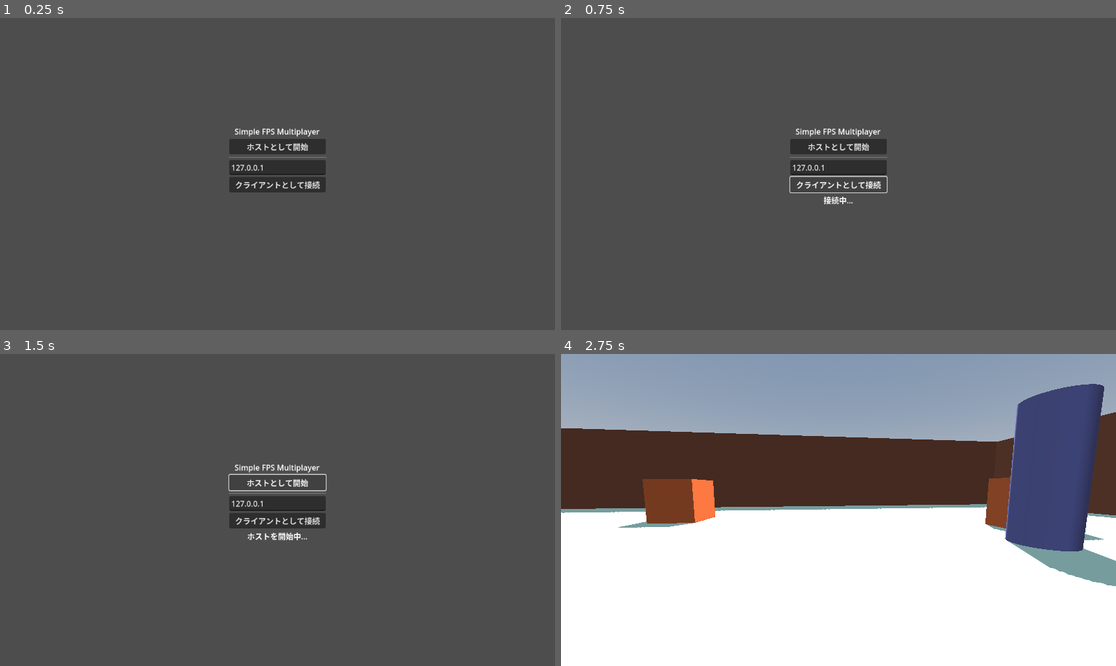
Above: before the commit, frames 1-4 (two rows, left to right).
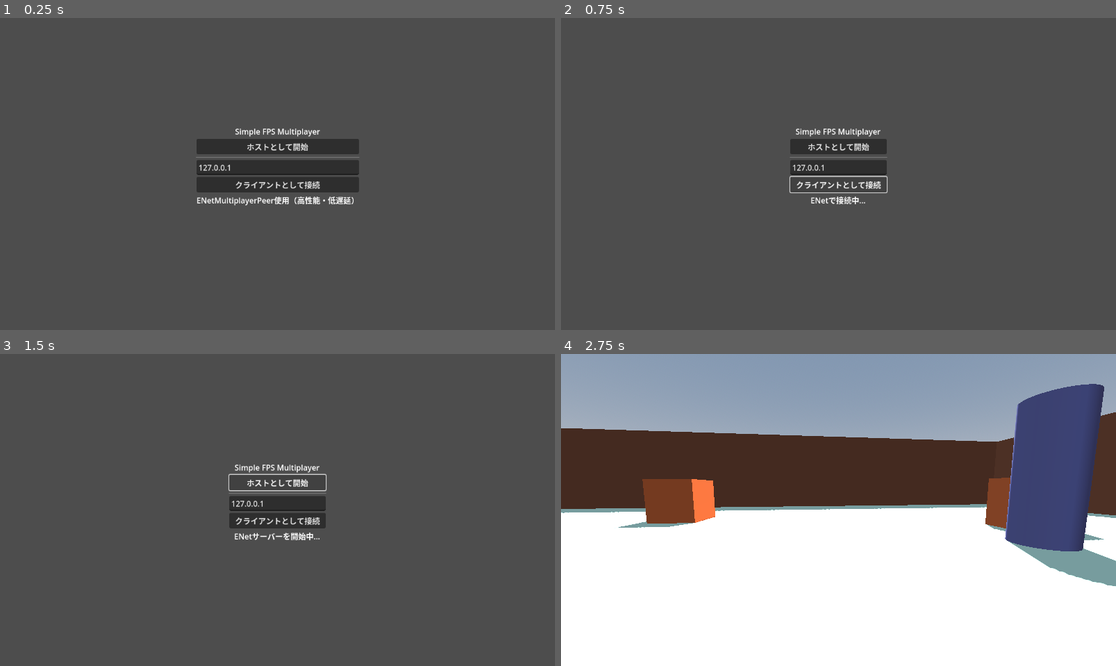
Above: after the commit, the same moments.

Repository: shikiuku/SimpleFPS
Game: Godot game, scene res://scenes/MainMenu.tscn
Same seed, same stepped clock (60 frames per second), same inputs: the game is played once before the commit and once after it.
Inputs (mouse positions are in pixels of both pictures, inside the frame that each line leads up to):
- Up to frame 1 (0.25 s): no input
- Up to frame 2 (0.75 s): click "クライアントとして接続" at 0.5 s
- Up to frame 3 (1.5 s): click "ホストとして開始" at 1.25 s
- Up to frame 4 (2.75 s): move the mouse to (866, 510) at 2.02 s; hold W (move_forward) from 2.03 s (still down); hold Shift (run) from 2.03 s (still down); tap Space (jump) at 2.27 s

The runs differ from the first frame. In frame 1, 2.3% of the frame differs, in the area x 35-65%, y 35-61%; in frame 2, 0.1%; in frame 3, 0.2%; in frame 4, nothing differs.

Commit message:
Add SimpleFPS multiplayer game with Web export for Vercel deployment

Diff:
--- a/scenes/MainMenu.tscn
+++ b/scenes/MainMenu.tscn
@@ -41,6 +41,7 @@
 layout_mode = 2
 text = "クライアントとして接続"
 
+
 [node name="StatusLabel" type="Label" parent="VBoxContainer"]
 layout_mode = 2
 text = ""
--- a/scripts/MainMenu.gd
+++ b/scripts/MainMenu.gd
@@ -9,14 +9,17 @@
 	host_button.pressed.connect(_on_host_button_pressed)
 	client_button.pressed.connect(_on_client_button_pressed)
 
-	# プラットフォームに応じてデフォルトIPを設定
+	# プラットフォームに応じてデフォルトIPとメッセージを設定
 	if OS.get_name() == "Web":
-		ip_input.text = "外部サーバーのIPを入力してください"
+		ip_input.text = "192.168.1.100"
 		ip_input.placeholder_text = "例: 192.168.1.100"
 		# Webプラットフォームでは外部接続が必要
 		status_label.text = "Web版：外部のデスクトップサーバーに接続してください"
+		host_button.text = "ホスト（Web版では無効）"
+		host_button.disabled = true
 	else:
 		ip_input.text = "127.0.0.1"
+		status_label.text = "ENetMultiplayerPeer使用（高性能・低遅延）"
 
 func _on_host_button_pressed():
 	# Webプラットフォームではサーバーホストは無効
@@ -24,8 +27,8 @@
 		status_label.text = "Web版ではサーバーホストはサポートされていません"
 		return
 
-	status_label.text = "ホストを開始中..."
-	print("MainMenu: ホストボタンが押されました")
+	status_label.text = "ENetサーバーを開始中..."
+	print("MainMenu: ENet ホストボタンが押されました")
 
 	# シングルトンのNetworkManagerを使用
 	NetworkManager.start_host()
@@ -41,7 +44,10 @@
 		status_label.text = "IPアドレスを入力してください"
 		return
 
-	status_label.text = "接続中..."
+	if OS.get_name() == "Web":
+		status_label.text = "WebSocketで接続中..."
+	else:
+		status_label.text = "ENetで接続中..."
 
 	# シングルトンのNetworkManagerを使用
 	NetworkManager.start_client(ip)
@@ -57,4 +63,5 @@
 
 func _on_connected_to_server():
 	# 接続成功時にシーン移行
+	status_label.text = "接続成功！"
 	get_tree().change_scene_to_file("res://scenes/TestLevel.tscn")
--- /dev/null
+++ b/test_webrtc.gd
@@ -0,0 +1,30 @@
+extends SceneTree
+
+func _ready():
+	print("=== WebRTC Support Test ===")
+
+	# WebRTCMultiplayerPeer の存在確認
+	var webrtc_peer = null
+	if ClassDB.class_exists("WebRTCMultiplayerPeer"):
+		print("✓ WebRTCMultiplayerPeer is available")
+		webrtc_peer = WebRTCMultiplayerPeer.new()
+		print("✓ WebRTCMultiplayerPeer instance created successfully")
+	else:
+		print("✗ WebRTCMultiplayerPeer is NOT available")
+
+	# WebRTCPeerConnection の存在確認
+	if ClassDB.class_exists("WebRTCPeerConnection"):
+		print("✓ WebRTCPeerConnection is available")
+	else:
+		print("✗ WebRTCPeerConnection is NOT available")
+
+	# WebRTCDataChannel の存在確認
+	if ClassDB.class_exists("WebRTCDataChannel"):
+		print("✓ WebRTCDataChannel is available")
+	else:
+		print("✗ WebRTCDataChannel is NOT available")
+
+	# プラットフォーム確認
+	print("Platform: ", OS.get_name())
+
+	quit()
Not shown, added: build/Simple FPS.apple-touch-icon.png.import
Not shown, added: build/Simple FPS.icon.png.import
Not shown, added: build/Simple FPS.png.import
Not shown, added: scripts/WebRTCNetworkManager.gd.uid
Not shown, added: test_webrtc.gd.uid
Binary file added: web-build/Simple FPS.apple-touch-icon.png
Not shown, added: web-build/Simple FPS.apple-touch-icon.png.import
Binary file added: web-build/Simple FPS.icon.png
Not shown, added: web-build/Simple FPS.icon.png.import
Binary file added: web-build/Simple FPS.png
Not shown, added: web-build/Simple FPS.png.import
Not shown, changed: .gitignore
(and 2 more such lines)
